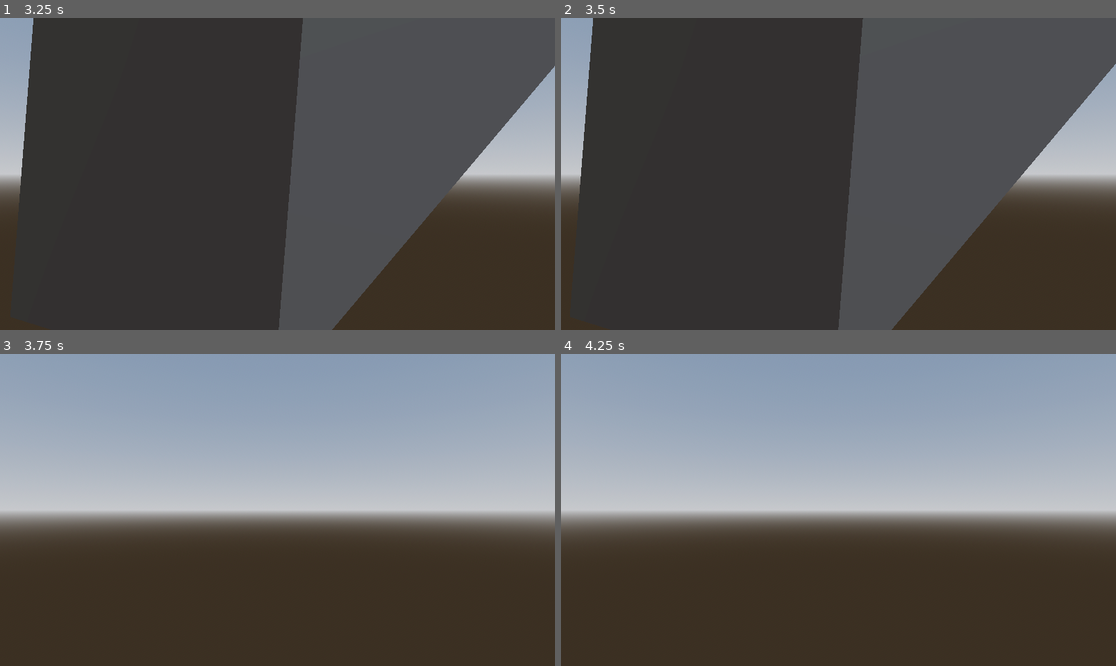
Above: before the commit, frames 1-4 (two rows, left to right).
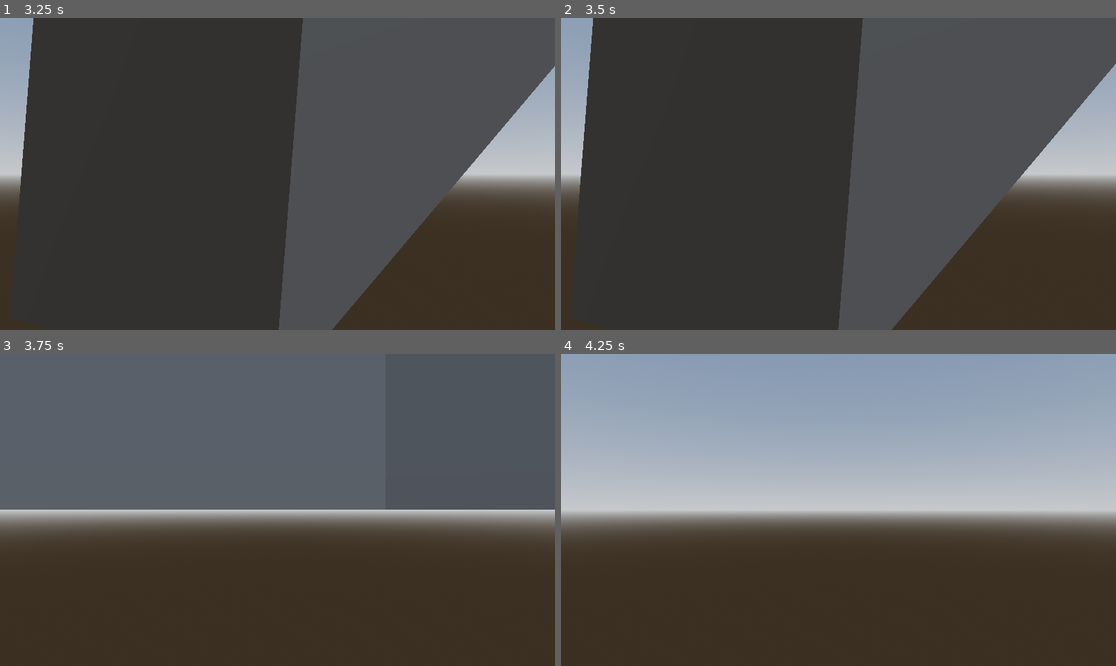
Above: after the commit, the same moments.

Repository: RyujinDraknir/GGJ-2024
Game: Godot game, scene res://scenes/main.tscn
The game is run twice, just before and just after one commit, with the same random seed, the same clock (stepped at 60 frames per second) and the same inputs.
Inputs:
- Up to frame 1 (3.25 s): tap Enter at 0.5, 2 s; hold D (right) 0.53-1.28 s; tap E (zoom) every 0.75 s from 0.6 to 2.85 s; tap Space at 1.25 s; hold S (down) 1.28-2.03 s; hold D (right) 2.03-2.78 s; hold W (up) from 2.78 s (still down)
- Up to frame 2 (3.5 s): keep holding W (up)
- Up to frame 3 (3.75 s): release W (up) at 3.53 s; hold A (left) from 3.53 s (still down); tap E (zoom) at 3.6 s
- Up to frame 4 (4.25 s): keep holding A (left)

Frames 1-2 are identical in both runs. In frame 3, 50% of the frame differs, in the area x 0-100%, y 0-50%; in frame 4, nothing differs.

Commit message:
add placeholders

Diff:
--- a/scenes/main.tscn
+++ b/scenes/main.tscn
@@ -72,4 +72,36 @@
 
 [node name="testWall" parent="Map/walls" instance=ExtResource("1_yoi2q")]
 
+[node name="CSGBox3D9" type="CSGBox3D" parent="Map"]
+transform = Transform3D(-1.07372, 0, 3.71522, 0, 1, 0, -3.21854, 0, -1.23942, 14.1848, 0.5, -8.81219)
+use_collision = true
+
+[node name="CSGBox3D11" type="CSGBox3D" parent="Map"]
+transform = Transform3D(1.22004, 0, 2.86636, 0, 1, 0, -0.802391, 0, 4.35831, -16.9485, 0.2, 0.259249)
+use_collision = true
+
+[node name="CSGBox3D12" type="CSGBox3D" parent="Map"]
+transform = Transform3D(1.22004, 0, 2.86636, 0, 1, 0, -0.802391, 0, 4.35831, 9.36907, 1.5, 12.3506)
+use_collision = true
+
+[node name="CSGBox3D13" type="CSGBox3D" parent="Map"]
+transform = Transform3D(0.529741, 0, -4.99644, 0, 1, 0, 0.473394, 0, 5.59117, 0.665933, -3.0563, 2.83646)
+use_collision = true
+
+[node name="CSGBox3D14" type="CSGBox3D" parent="Map"]
+transform = Transform3D(-3.34884, 0, -0.62928, 0, 1, 0, 0.545153, 0, -3.86563, -6.54022, 0.5, -12.2239)
+use_collision = true
+
+[node name="CSGBox3D15" type="CSGBox3D" parent="Map"]
+transform = Transform3D(-0.596938, 0, 4.76064, 0, 1, 0, -1.33266, 0, -2.13242, -2.5648, 0.2, 19.9595)
+use_collision = true
+
+[node name="CSGBox3D16" type="CSGBox3D" parent="Map"]
+transform = Transform3D(-0.596938, 0, 4.76064, 0, 1, 0, -1.33266, 0, -2.13242, 13.58, 1.5, -4.08549)
+use_collision = true
+
+[node name="CSGBox3D17" type="CSGBox3D" parent="Map"]
+transform = Transform3D(0.552023, 0, 4.7201, 0, 1, 0, -0.447211, 0, 5.82634, 2.79637, -3.0563, 2.98399)
+use_collision = true
+
 [node name="Player" parent="." instance=ExtResource("1_6q6j1")]
